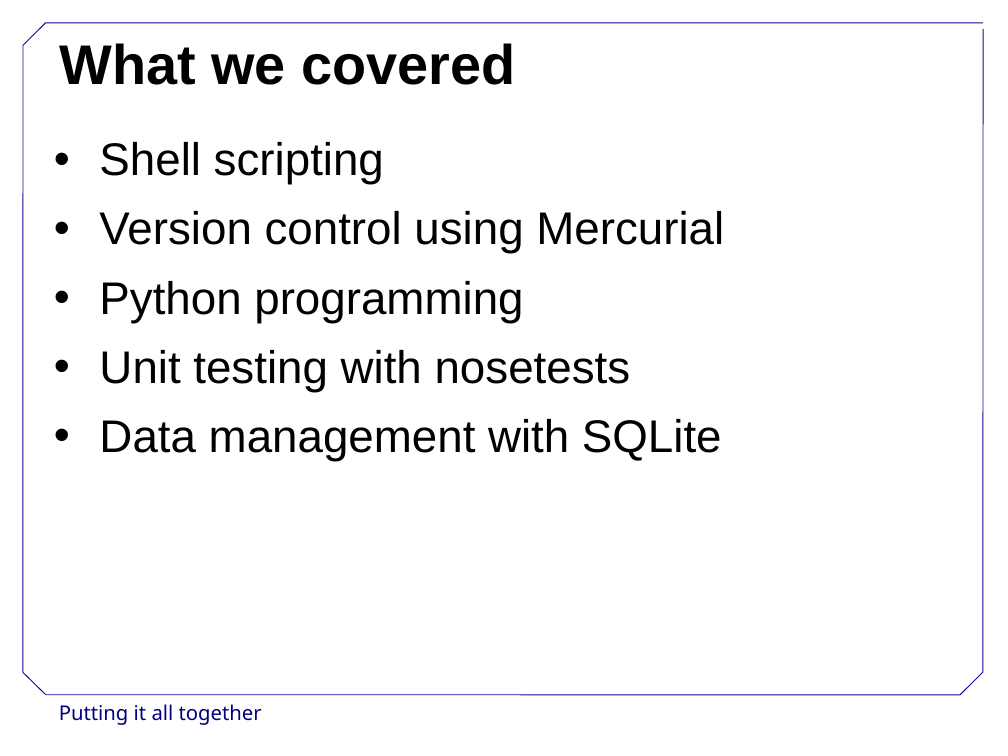
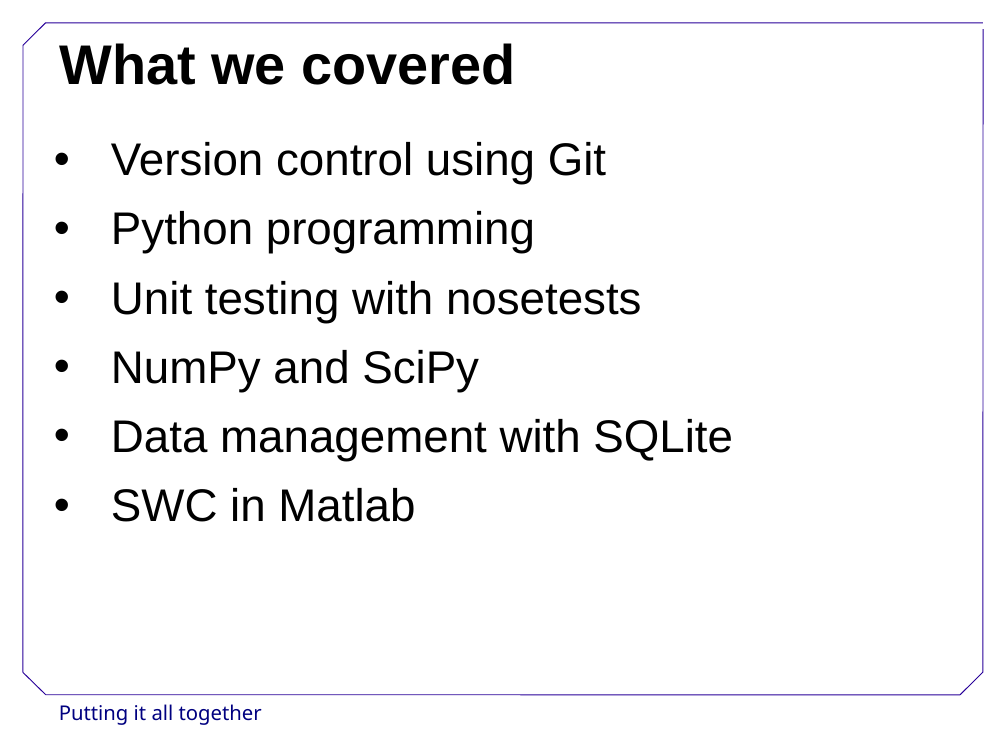
Before and after one commit to swcarpentry/DEPRECATED-boot-camps, a slide deck: slide 2 of slides/PuttingItAllTogether.ppt. Drawn at 1008x756 pixels with LibreOffice and Linux fonts; fonts in the diff are those of the drawing; background and template pictures are left out. Boxes give left, top, right and bottom in pixels: in the first picture for what was removed or moved away, otherwise in the second. Text is boxed around its words. In the diff, an @@ line names an element or a change of style, - is before the commit and + after.

```diff
--- a/slides/PuttingItAllTogether.ppt
+++ b/slides/PuttingItAllTogether.ppt
@@ text at (111,142,606,184): text changed @@
-• Shell scripting
-• Version control using Mercurial
+• Version control using Git
@@ text at (111,211,733,461): indent changed @@
@@ text at (111,350,479,392): paragraph added @@
+• NumPy and SciPy
@@ text at (111,488,415,522): paragraph added @@
+• SWC in Matlab
```
Also in this commit, not shown: 4 other slides changed, 6 slides added, 11 slides removed, 6 other files.
